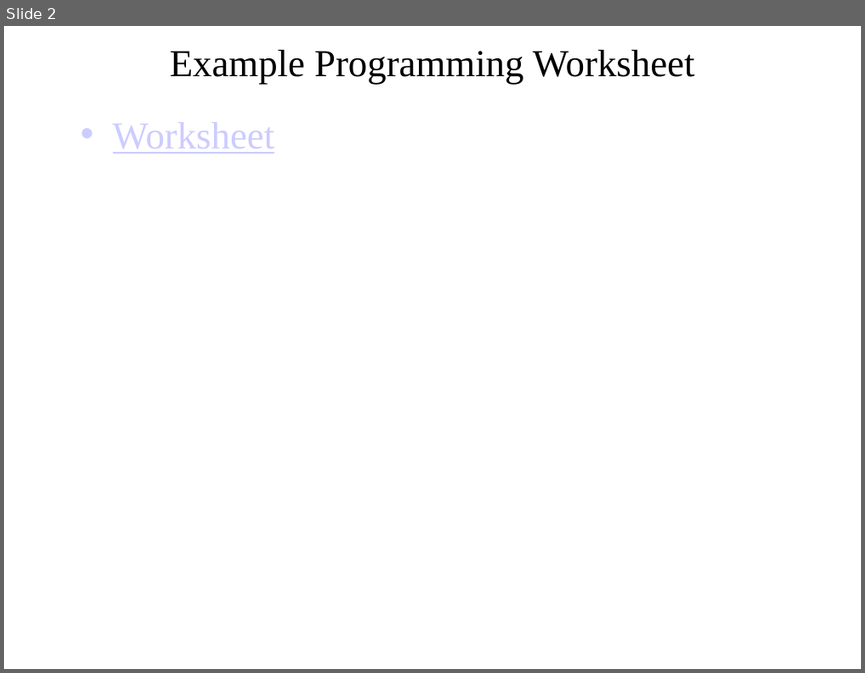
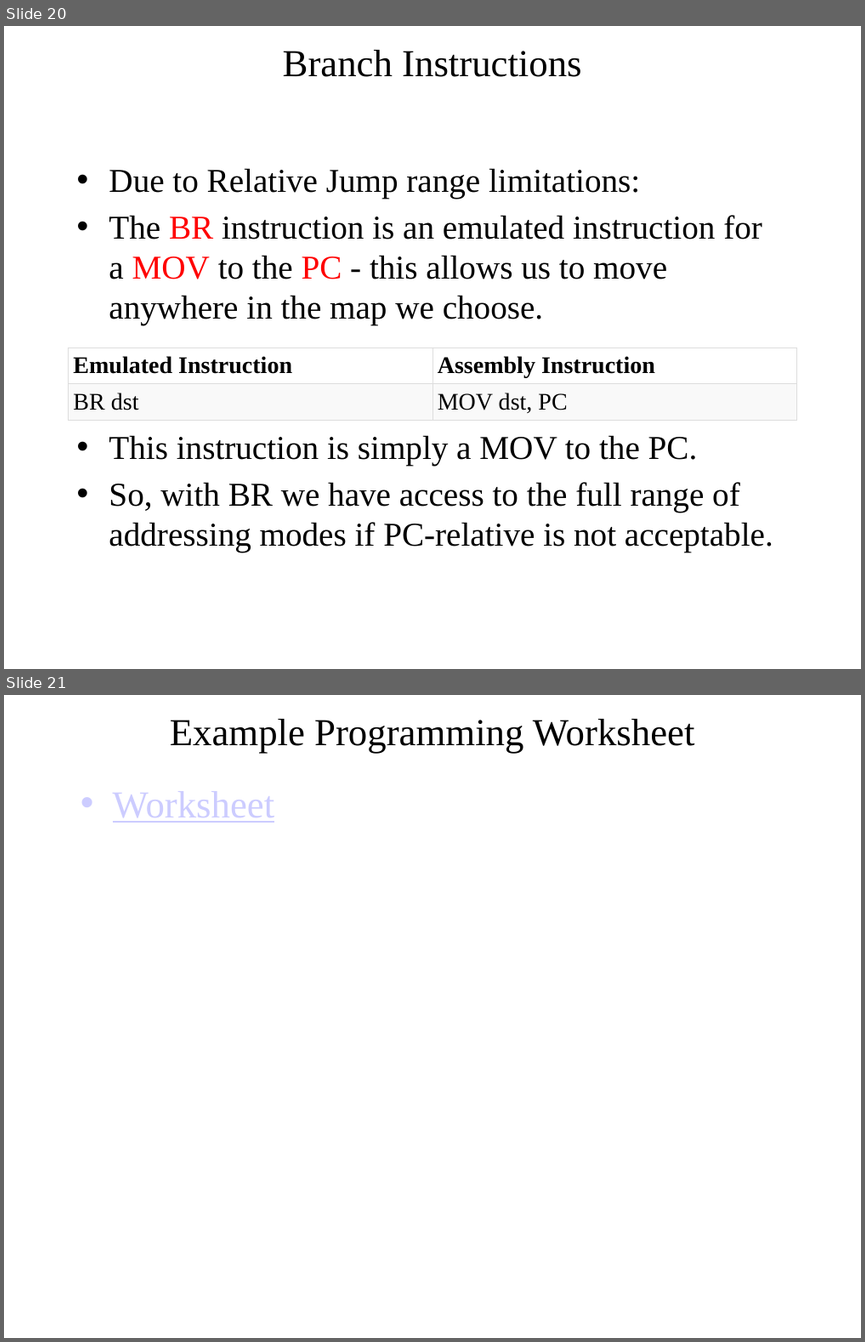
Before and after one commit to pw4rn3r/ECE382, a slide deck: notes/L6/Lsn6.pptx. Shown one above the other, each under a label of ours: slide 2 before the commit, slides 20 and 21 after it. The pictures are 865x673 and 865x1342 pixels, drawn with LibreOffice and Linux fonts; fonts in the diff are those of the drawing. Boxes give left, top, right and bottom in pixels: in the first picture for what was removed or moved away, otherwise in the second. Text is boxed around its words. In the diff, an @@ line names an element or a change of style, - is before the commit and + after.

```diff
--- a/notes/L6/Lsn6.pptx
+++ b/notes/L6/Lsn6.pptx
@@ slide 20 added at (4, 26, 861, 669), background #FFFFFF @@
@@ title added at (283, 50, 581, 77), 32 pt, text #000000 @@
+Branch Instructions
@@ text added at (109, 168, 773, 551), 28 pt, text #000000 @@
+• Due to Relative Jump range limitations:
+• The BR instruction is an emulated instruction for a MOV to the PC - this allows us to move anywhere in the map we choose.
+• This instruction is simply a MOV to the PC.
+• So, with BR we have access to the full range of addressing modes if PC-relative is not acceptable.
@@ table added at (69, 347, 796, 425), 2 rows, 2 columns @@
+Emulated Instruction | Assembly Instruction
+BR dst | MOV dst, PC
@@ what was slide 2 is now slide 21 @@
```
Also in this commit, not shown: 1 slide changed, 18 other slides added, 1 other file.
